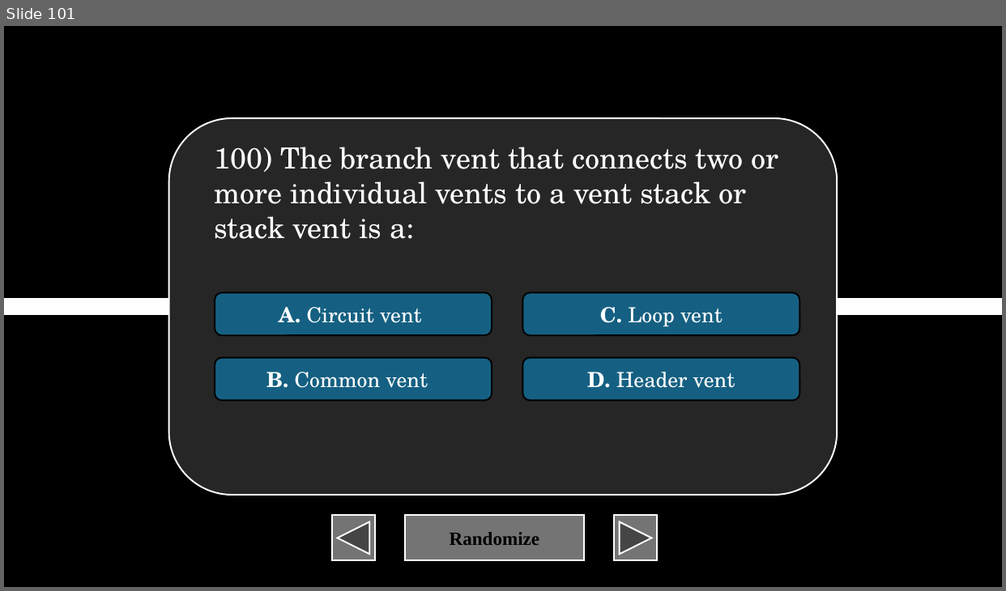
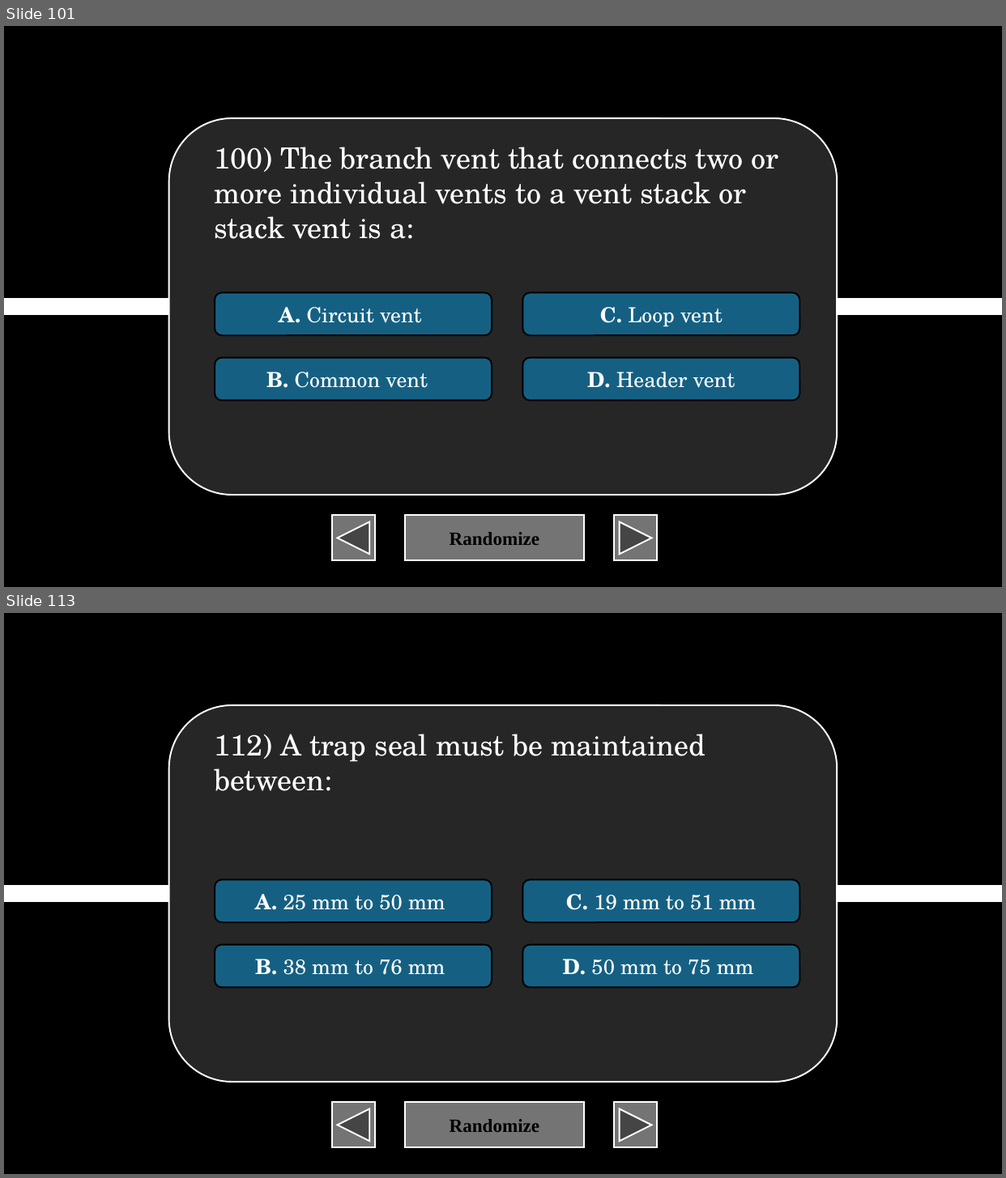
Before and after one commit to XIvanSolomonX/Archi-Reviewer, a slide deck: BulUti.pptm. Shown one above the other, each under a label of ours: slide 101 before the commit, slides 101 and 113 after it; the slides between them are not shown. The pictures are 1006x591 and 1006x1178 pixels, drawn with LibreOffice and Linux fonts; fonts in the diff are those of the drawing. Boxes give left, top, right and bottom in pixels: in the first picture for what was removed or moved away, otherwise in the second. Text is boxed around its words. In the diff, an @@ line names an element or a change of style, - is before the commit and + after.

```diff
--- a/BulUti.pptm
+++ b/BulUti.pptm
@@ slide 113 added at <box>4,613,1002,1174</box>, background #000000 @@
@@ rounded rectangle added at <box>168,705,837,1082</box>, fill #262626, outline #FFFFFF 1.5 pt @@
@@ text added at <box>214,734,705,791</box>, 28 pt, text #FFFFFF @@
+112) A trap seal must be maintained between:
@@ rounded rectangle added at <box>215,879,492,922</box>, fill #156082, outline #000000 1.5 pt, 20 pt, text #FFFFFF @@
+A. 25 mm to 50 mm
@@ rounded rectangle added at <box>522,879,799,922</box>, fill #156082, outline #000000 1.5 pt, 20 pt, text #FFFFFF @@
+C. 19 mm to 51 mm
@@ line added from (4, 894) to (1002, 894), #FFFFFF 16 pt @@
@@ rounded rectangle added at <box>215,944,492,987</box>, fill #156082, outline #000000 1.5 pt, 20 pt, text #FFFFFF @@
+B. 38 mm to 76 mm
@@ rounded rectangle added at <box>522,944,799,987</box>, fill #156082, outline #000000 1.5 pt, 20 pt, text #FFFFFF @@
+D. 50 mm to 75 mm
@@ action button back previous added at <box>332,1102,374,1148</box>, fill #747474, outline #FFFFFF 1.5 pt @@
@@ action button blank added at <box>405,1102,584,1148</box>, fill #747474, outline #FFFFFF 1.5 pt, 18 pt, text #000000, bold @@
+Randomize
@@ action button forward next added at <box>614,1102,657,1148</box>, fill #747474, outline #FFFFFF 1.5 pt @@
```
Also in this commit, not shown: 1 slide changed, 99 other slides added, 2 other files.
